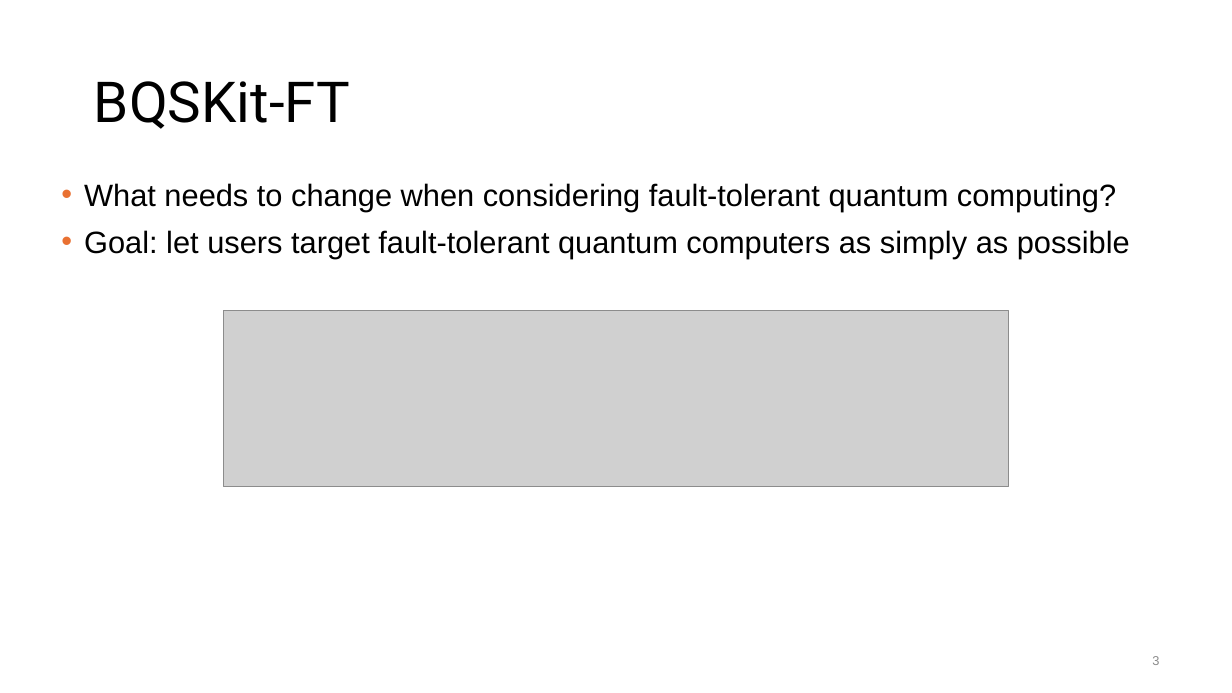
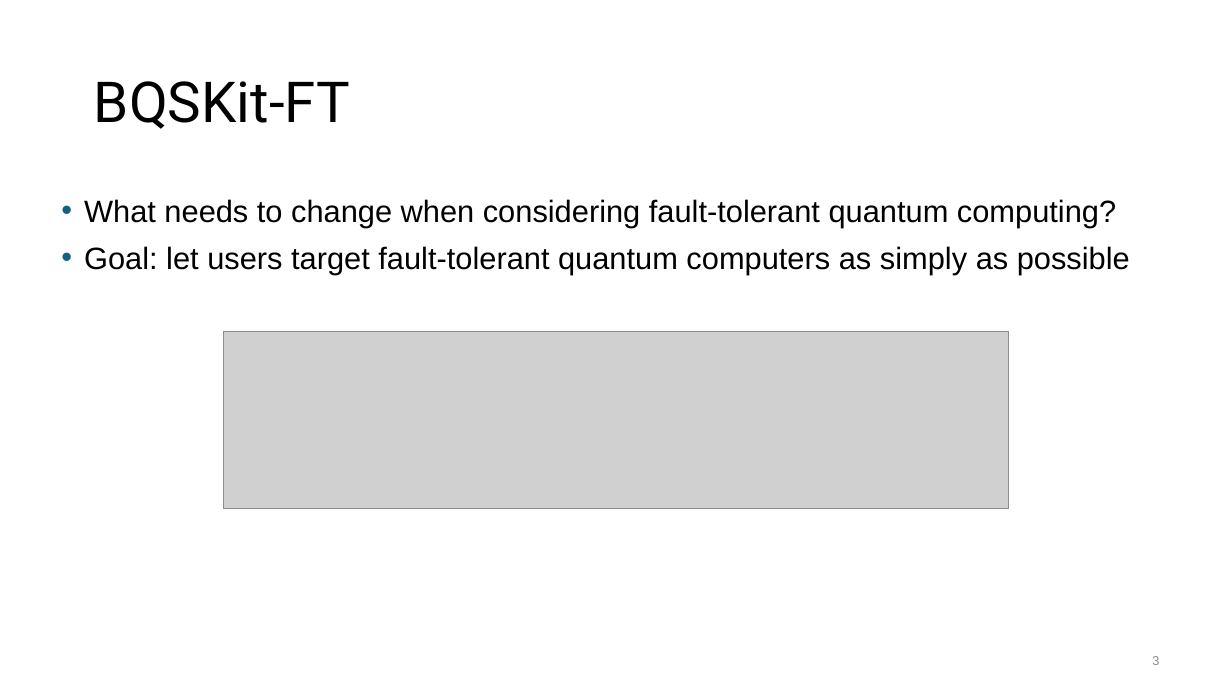
Before and after one commit to BQSKit/bqskit-tutorial, a slide deck: slide 3 of 4_FT_introduction.pptx. Drawn at 1232x693 pixels with LibreOffice and Linux fonts; fonts in the diff are those of the drawing; grey boxes stand for pictures. Boxes give left, top, right and bottom in pixels: in the first picture for what was removed or moved away, otherwise in the second. Text is boxed around its words. In the diff, an @@ line names an element or a change of style, - is before the commit and + after.

```diff
--- a/4_FT_introduction.pptx
+++ b/4_FT_introduction.pptx
@@ text "What needs to change when ...": place and size @@
-text "What needs to change when ..." at [84,183,1130,259]
+text "What needs to change when ..." at [84,199,1130,274]
@@ text "What needs to change when ..." at [84,199,1130,274]: bullet colour #E97132 to #156082 @@
@@ picture: place and size @@
-picture at [224,311,1009,487]
+picture at [224,332,1009,508]
```
Also in this commit, not shown: 10 other slides changed.
